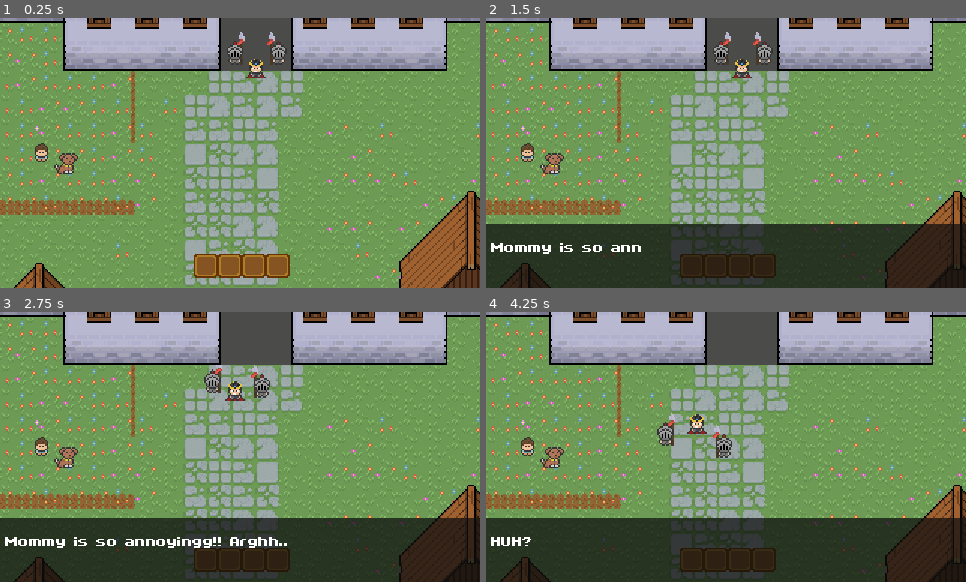
Above: before the commit, frames 1-4 (two rows, left to right).
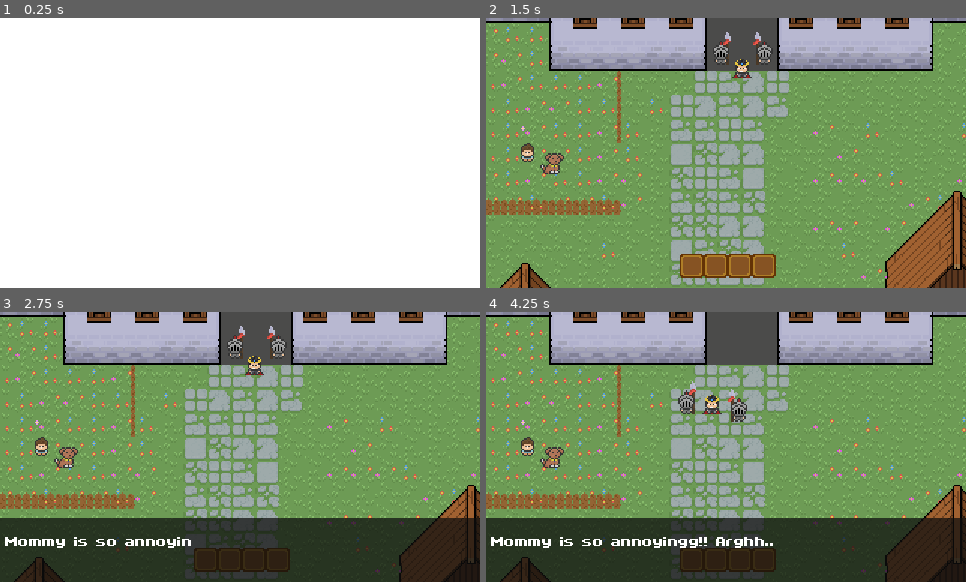
Above: after the commit, the same moments.

Repository: denis0bej/appsters
Game: Godot game, scene res://Scenes/village.tscn
The game is run twice, just before and just after one commit, with the same random seed, the same clock (stepped at 60 frames per second) and the same inputs.
Inputs (mouse positions are in pixels of both pictures, inside the frame that each line leads up to):
- Up to frame 1 (0.25 s): no input
- Up to frame 2 (1.5 s): tap Enter at 0.5 s; move the mouse to (831, 139) at 0.52 s; hold D (walk_right) 0.53-1.28 s; tap E (Interact) at 0.6 s; move the mouse to (630, 166) at 1.27 s; hold S (walk_down) from 1.28 s (still down); click (630, 166) at 1.35 s
- Up to frame 3 (2.75 s): move the mouse to (288, 387) at 2.02 s; release S (walk_down) at 2.03 s; hold D (walk_right) from 2.03 s (still down); right-click (288, 387) at 2.1 s
- Up to frame 4 (4.25 s): move the mouse to (702, 501) at 2.77 s; release D (walk_right) at 2.78 s; hold W (walk_up) 2.78-3.53 s; tap E (Interact) at 2.85 s; move the mouse to (870, 487) at 3.52 s; hold A (walk_left) from 3.53 s (still down); click (870, 487) at 3.6 s

The runs differ from the first frame. In frame 1, 100% of the frame differs, in the area x 0-100%, y 0-100%; in frame 2, 23%; in frame 3, 1.5%; in frame 4, 2.3%.

Commit message:
ambient music si tranzitii

Diff:
--- a/Scenes/village.tscn
+++ b/Scenes/village.tscn
@@ -7,27 +7,29 @@
 [ext_resource type="Texture2D" uid="uid://wnp4m6uceae8" path="res://Art/Sprite-0011.png" id="2_tmqdu"]
 [ext_resource type="Texture2D" uid="uid://if6vf55i7a1h" path="res://Art/Buildings_Colour2.png" id="3_lwl7v"]
 [ext_resource type="Texture2D" uid="uid://bbi8h6akggu6a" path="res://Art/Walls.png" id="3_tmqdu"]
-[ext_resource type="Texture2D" uid="uid://dvrrgljysnh58" path="res://Art/castle_walls.png" id="4_cibu2"]
+[ext_resource type="Texture2D" uid="uid://cs7d6x3rgph6" path="res://Art/castle_walls.png" id="4_cibu2"]
 [ext_resource type="Texture2D" uid="uid://cn7wfmytrihgv" path="res://Art/Roofs.png" id="4_hsw83"]
 [ext_resource type="Texture2D" uid="uid://uw4143hwkgxk" path="res://Art/ExteriorGate.png" id="4_vn26p"]
 [ext_resource type="Texture2D" uid="uid://bh4tyv3nlkt0i" path="res://Art/wood_gate_intro.png" id="5_0i4px"]
 [ext_resource type="PackedScene" uid="uid://dmje8lwyh062k" path="res://Scenes/player.tscn" id="5_4ev5p"]
 [ext_resource type="Script" uid="uid://dew2aybwhiarj" path="res://Scenes/camera_2d.gd" id="6_yf0b0"]
 [ext_resource type="PackedScene" uid="uid://cycs08lnap2qv" path="res://Scenes/dialogue.tscn" id="7_hsw83"]
-[ext_resource type="Texture2D" uid="uid://dd6rit8vgvoiw" path="res://Art/castle-entrance.png" id="8_8uog6"]
-[ext_resource type="PackedScene" uid="uid://b3ew31x6smx3j" path="res://Scenes/tree.tscn" id="8_yf0b0"]
-[ext_resource type="Texture2D" uid="uid://bvq8eq3xf5i56" path="res://Art/Flowersss.png" id="10_60q8h"]
-[ext_resource type="PackedScene" uid="uid://bbrknyd7cbleb" path="res://Scenes/Inventory.tscn" id="13_36r41"]
-[ext_resource type="PackedScene" uid="uid://d23wr4pjlrh68" path="res://Scenes/girl.tscn" id="15_5f43a"]
-[ext_resource type="PackedScene" path="res://Scenes/interact_button.tscn" id="16_kq6pr"]
+[ext_resource type="Texture2D" uid="uid://euhojighbix3" path="res://Art/castle-entrance.png" id="8_8uog6"]
+[ext_resource type="PackedScene" path="res://Scenes/tree.tscn" id="8_yf0b0"]
+[ext_resource type="Texture2D" uid="uid://nr7gpgcyyd1l" path="res://Art/Flowersss.png" id="10_60q8h"]
+[ext_resource type="PackedScene" uid="uid://b68cerr67vmdd" path="res://Scenes/Inventory.tscn" id="13_36r41"]
+[ext_resource type="PackedScene" path="res://Scenes/girl.tscn" id="15_5f43a"]
+[ext_resource type="PackedScene" uid="uid://cogx4hrvg17ps" path="res://Scenes/interact_button.tscn" id="16_kq6pr"]
 [ext_resource type="Texture2D" uid="uid://c0oqvvd4k2kkw" path="res://Art/Doggy.png" id="19_oveex"]
-[ext_resource type="Texture2D" uid="uid://c2xhjxqm77wfy" path="res://Art/Prince.png" id="20_cyvso"]
+[ext_resource type="Texture2D" uid="uid://ckoh70tga7nta" path="res://Art/Prince.png" id="20_cyvso"]
 [ext_resource type="Texture2D" uid="uid://fmxmqmajtylp" path="res://Art/knight.png" id="21_nwfgd"]
-[ext_resource type="Texture2D" uid="uid://cwp6sdsb0ctkk" path="res://Art/Spear.png" id="22_nwfgd"]
-[ext_resource type="Texture2D" uid="uid://c2mtauqr8bdt1" path="res://Art/Fade_to_black.png" id="24_jywkh"]
-[ext_resource type="Texture2D" uid="uid://6sqt8bhc8g21" path="res://Art/Artefact_bw.png" id="24_t7qna"]
-[ext_resource type="PackedScene" uid="uid://k3x2gqocp5o7" path="res://garden.tscn" id="26_q8fu0"]
-[ext_resource type="Script" uid="uid://js7klo4cjtm" path="res://Scripts/gate_scene_loader.gd" id="27_xj4o5"]
+[ext_resource type="Texture2D" uid="uid://02gu6chnrqdp" path="res://Art/Spear.png" id="22_nwfgd"]
+[ext_resource type="Texture2D" uid="uid://dfdxl47p3bpye" path="res://Art/Fade_to_black.png" id="24_jywkh"]
+[ext_resource type="Texture2D" uid="uid://d3iins4djdv62" path="res://Art/Artefact_bw.png" id="24_t7qna"]
+[ext_resource type="PackedScene" path="res://garden.tscn" id="26_q8fu0"]
+[ext_resource type="Script" path="res://Scripts/gate_scene_loader.gd" id="27_xj4o5"]
+[ext_resource type="Texture2D" uid="uid://cgg2mfdaobcso" path="res://Art/light_wave.png" id="29_2k8rw"]
+[ext_resource type="AudioStream" uid="uid://cswro7a775mn1" path="res://Art/Ambient 3.mp3" id="30_4efb2"]
 
 [sub_resource type="TileSetAtlasSource" id="TileSetAtlasSource_om0bm"]
 texture = ExtResource("2_tmqdu")
@@ -2737,6 +2739,33 @@
 "speed": 5.0
 }]
 
+[sub_resource type="Animation" id="Animation_xj4o5"]
+length = 0.001
+tracks/0/type = "value"
+tracks/0/imported = false
+tracks/0/enabled = true
+tracks/0/path = NodePath("../AnimationPlayer/Knight:position")
+tracks/0/interp = 1
+tracks/0/loop_wrap = true
+tracks/0/keys = {
+"times": PackedFloat32Array(0),
+"transitions": PackedFloat32Array(1),
+"update": 0,
+"values": [Vector2(31, -428)]
+}
+tracks/1/type = "value"
+tracks/1/imported = false
+tracks/1/enabled = true
+tracks/1/path = NodePath("../AnimationPlayer/Knight2:position")
+tracks/1/interp = 1
+tracks/1/loop_wrap = true
+tracks/1/keys = {
+"times": PackedFloat32Array(0),
+"transitions": PackedFloat32Array(1),
+"update": 0,
+"values": [Vector2(2, -428)]
+}
+
 [sub_resource type="Animation" id="Animation_60q8h"]
 resource_name = "garden_reward"
 length = 12.0
@@ -2765,37 +2794,47 @@
 "values": [Vector2(2, -428), Vector2(-3, -408), Vector2(-57, -403), Vector2(-57, -403), Vector2(-56, -361), Vector2(-107, -385)]
 }
 
-[sub_resource type="Animation" id="Animation_xj4o5"]
+[sub_resource type="AnimationLibrary" id="AnimationLibrary_2k8rw"]
+_data = {
+&"RESET": SubResource("Animation_xj4o5"),
+&"garden_reward": SubResource("Animation_60q8h")
+}
+
+[sub_resource type="Animation" id="Animation_fofty"]
 length = 0.001
 tracks/0/type = "value"
 tracks/0/imported = false
 tracks/0/enabled = true
-tracks/0/path = NodePath("../AnimationPlayer/Knight:position")
+tracks/0/path = NodePath(".:scale")
 tracks/0/interp = 1
 tracks/0/loop_wrap = true
 tracks/0/keys = {
 "times": PackedFloat32Array(0),
 "transitions": PackedFloat32Array(1),
 "update": 0,
-"values": [Vector2(31, -428)]
-}
-tracks/1/type = "value"
-tracks/1/imported = false
-tracks/1/enabled = true
-tracks/1/path = NodePath("../AnimationPlayer/Knight2:position")
-tracks/1/interp = 1
-tracks/1/loop_wrap = true
-tracks/1/keys = {
-"times": PackedFloat32Array(0),
-"transitions": PackedFloat32Array(1),
+"values": [Vector2(1.42, 1.42)]
+}
+
+[sub_resource type="Animation" id="Animation_l8wht"]
+resource_name = "explosion"
+length = 2.0
+tracks/0/type = "value"
+tracks/0/imported = false
+tracks/0/enabled = true
+tracks/0/path = NodePath(".:scale")
+tracks/0/interp = 1
+tracks/0/loop_wrap = true
+tracks/0/keys = {
+"times": PackedFloat32Array(0.0333333, 1.23333),
+"transitions": PackedFloat32Array(1, 1),
 "update": 0,
-"values": [Vector2(2, -428)]
-}
-
-[sub_resource type="AnimationLibrary" id="AnimationLibrary_2k8rw"]
+"values": [Vector2(4.395, 4.395), Vector2(0.005, 0.005)]
+}
+
+[sub_resource type="AnimationLibrary" id="AnimationLibrary_qanee"]
 _data = {
-&"RESET": SubResource("Animation_xj4o5"),
-&"garden_reward": SubResource("Animation_60q8h")
+&"RESET": SubResource("Animation_fofty"),
+&"explosion": SubResource("Animation_l8wht")
 }
 
 [node name="Village" type="Node2D"]
@@ -3030,6 +3069,22 @@
 &"": SubResource("AnimationLibrary_2k8rw")
 }
 
+[node name="Teleportation_" type="Sprite2D" parent="."]
+z_index = 100
+position = Vector2(-127, -361)
+scale = Vector2(1.42, 1.42)
+texture = ExtResource("29_2k8rw")
+
+[node name="AnimationPlayer" type="AnimationPlayer" parent="Teleportation_"]
+libraries = {
+&"": SubResource("AnimationLibrary_qanee")
+}
+
+[node name="AudioStreamPlayer" type="AudioStreamPlayer" parent="."]
+stream = ExtResource("30_4efb2")
+volume_db = -11.86
+autoplay = true
+
 [connection signal="animation_finished" from="AnimationPlayer" to="Player" method="_on_animation_player_animation_finished"]
 [connection signal="animation_started" from="AnimationPlayer" to="Player" method="_on_animation_player_animation_started"]
 [connection signal="body_entered" from="Gate_scene_loader" to="Gate_scene_loader" method="_on_body_entered"]
--- a/Scripts/village.gd
+++ b/Scripts/village.gd
@@ -1,4 +1,5 @@
 extends Node2D
+@onready var animation_player: AnimationPlayer = $Teleportation_/AnimationPlayer
 
 var fade := false
 var fading_out := false  # true = fading to black, false = fading back in
@@ -10,7 +11,8 @@
 	$AnimationPlayer/Knight2.z_index = 0
 	$FadeToBlack.modulate.a = 0.0  # Start transparent
 	$FadeToBlack.z_index = 999  # Make sure it's in front
-
+	animation_player.play("explosion")
+	await get_tree().create_timer(1).timeout
 	$AnimationPlayer.play("prince_greeting")
 	await get_tree().create_timer(0.5).timeout
 	$"Camera2D/Dialogue".show_dialogue("Mommy is so annoyingg!! Arghh..")
Not shown: 2 places in Scenes/main_menu.tscn that only renumber resources
Not shown: 1 places in Scenes/village.tscn that only renumber resources
Not shown, added: export_presets.cfg
Not shown, added: Art/Ambient 3.mp3
Not shown, added: Art/Light Ambience 1.mp3
